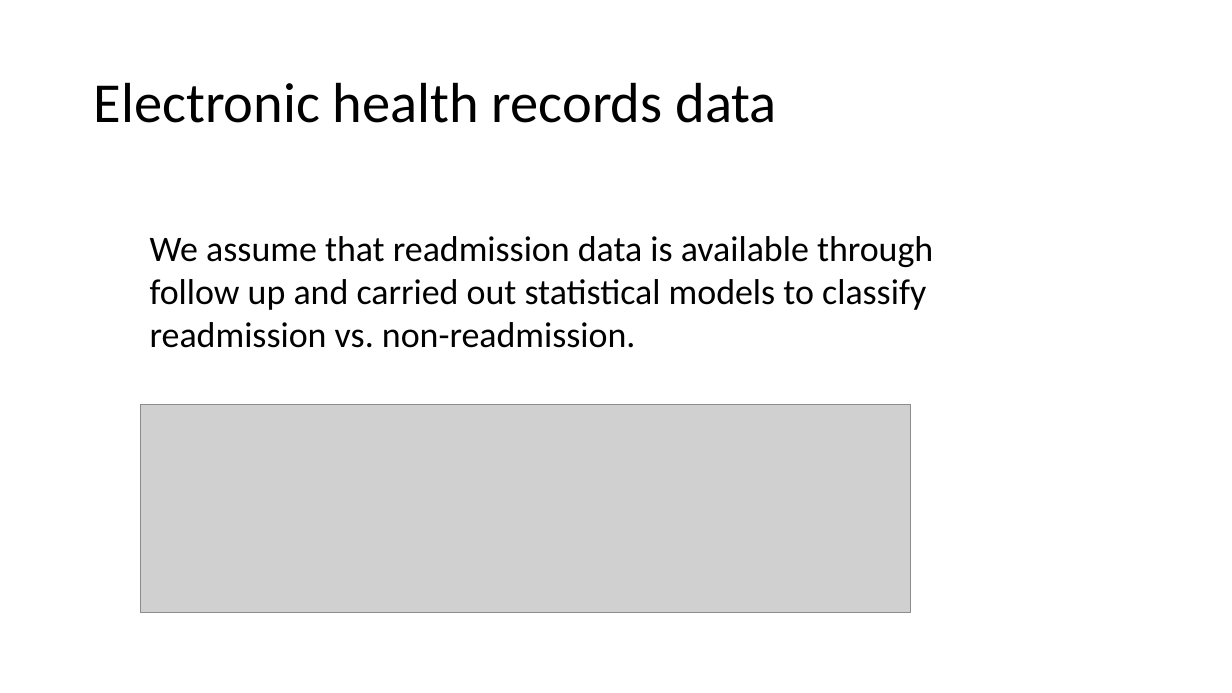
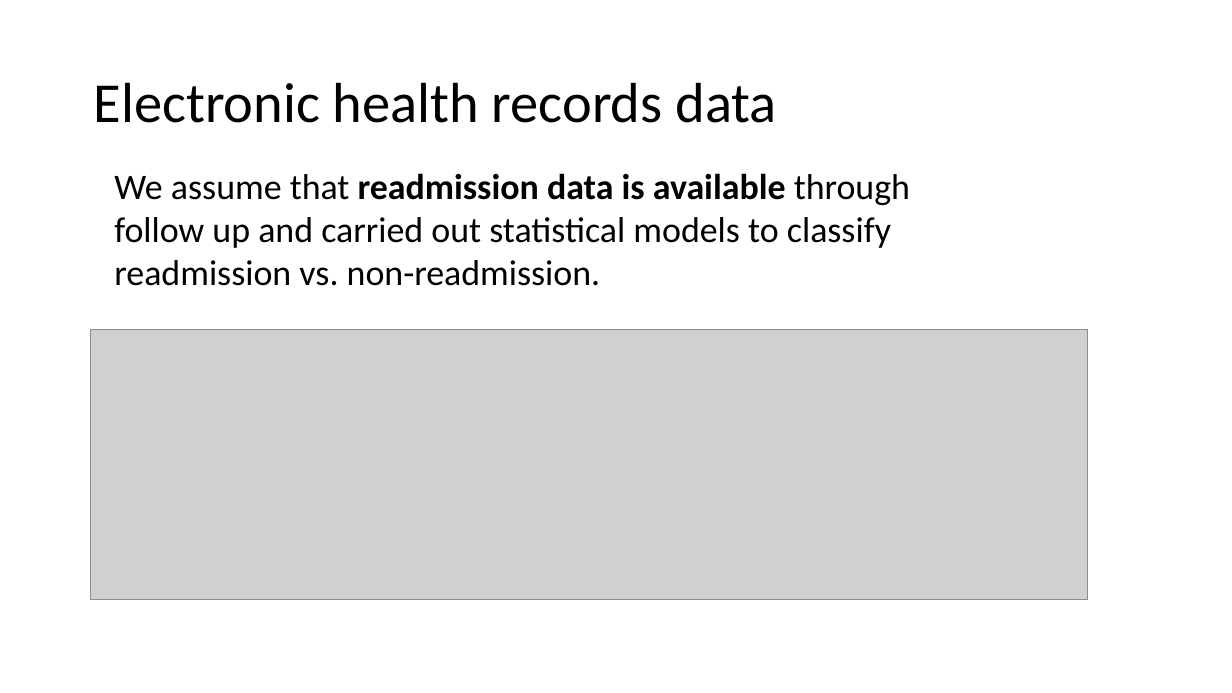
Before and after one commit to kaidaning/Kaida_Holmusk_task, a slide deck: slide 7 of Presentation_KaidaNing.pptx. Drawn at 1232x693 pixels with LibreOffice and Linux fonts; fonts in the diff are those of the drawing; grey boxes stand for pictures. Boxes give left, top, right and bottom in pixels: in the first picture for what was removed or moved away, otherwise in the second. Text is boxed around its words. In the diff, an @@ line names an element or a change of style, - is before the commit and + after.

```diff
--- a/Presentation_KaidaNing.pptx
+++ b/Presentation_KaidaNing.pptx
@@ text "We assume that readmission data ...": place and size @@
-text "We assume that readmission data ..." at (150, 236, 933, 348)
+text "We assume that readmission data ..." at (114, 173, 910, 286)
@@ text "We assume that readmission data ..." at (114, 173, 910, 286): bold on in "readmission data is available" @@
@@ picture: place and size @@
-picture at (140, 405, 910, 613)
+picture at (91, 330, 1089, 599)
```
Also in this commit, not shown: 9 other slides changed.
